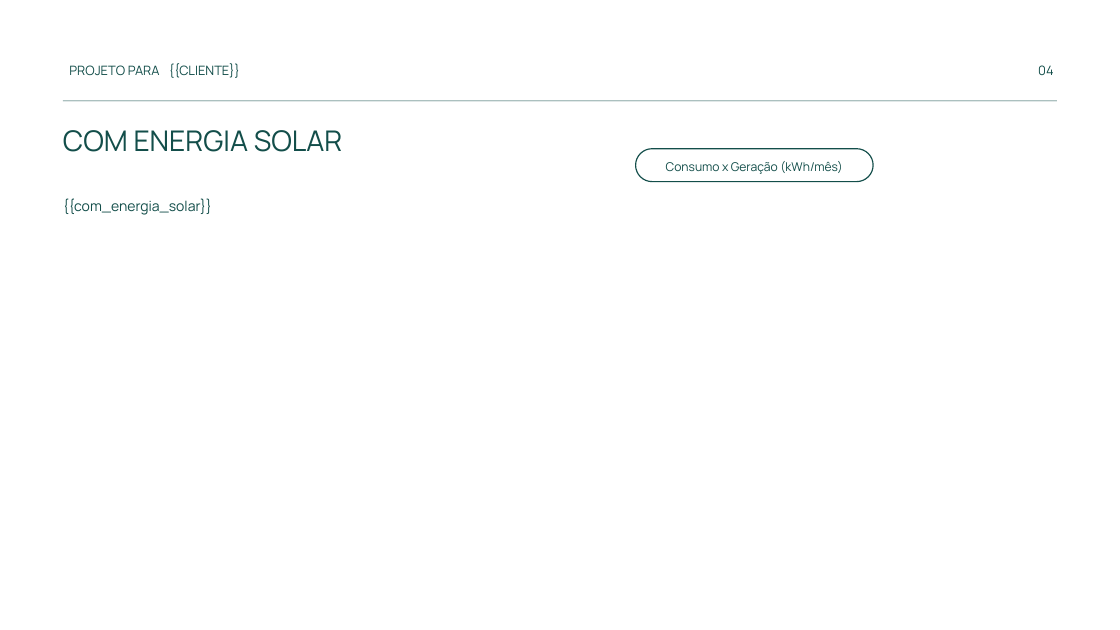
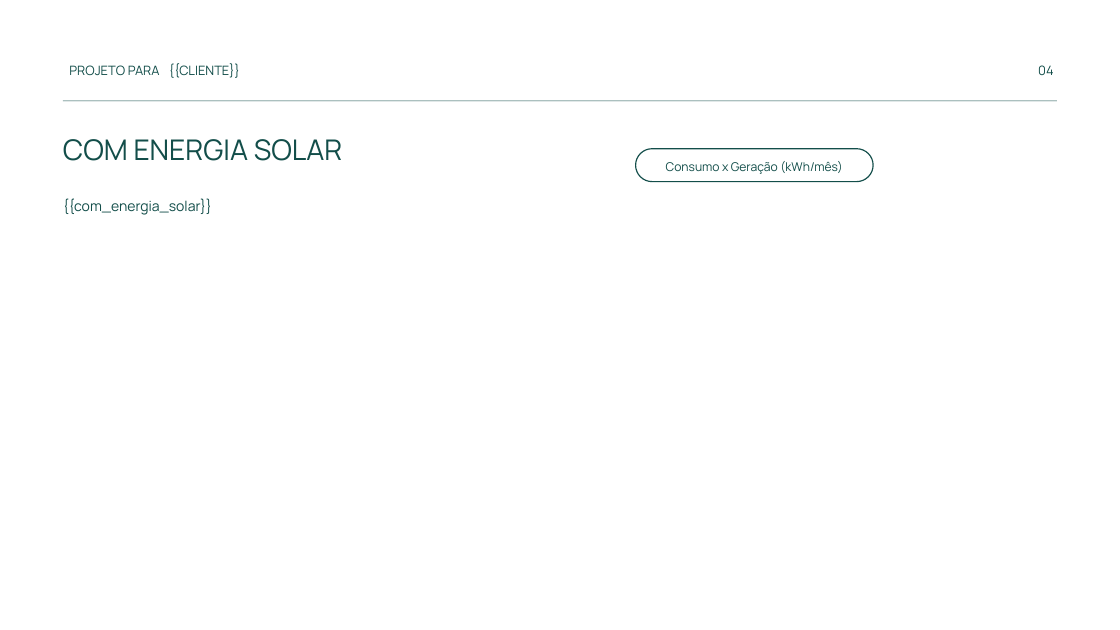
Before and after one commit to Jhtonel/proposta_solar, a slide deck: slide 5 of templates/modelo.pptx (slide 4 before the commit). Drawn at 1120x630 pixels with LibreOffice and Linux fonts; fonts in the diff are those of the drawing. Boxes give left, top, right and bottom in pixels: in the first picture for what was removed or moved away, otherwise in the second. Text is boxed around its words. In the diff, an @@ line names an element or a change of style, - is before the commit and + after.

```diff
--- a/templates/modelo.pptx
+++ b/templates/modelo.pptx
@@ text "COM ENERGIA SOLAR": place and size @@
-text "COM ENERGIA SOLAR" at [63,130,343,152]
+text "COM ENERGIA SOLAR" at [63,139,343,161]
```
Also in this commit, not shown: 8 other slides changed, 4 slides added, 2 slides removed, 6 other files.
